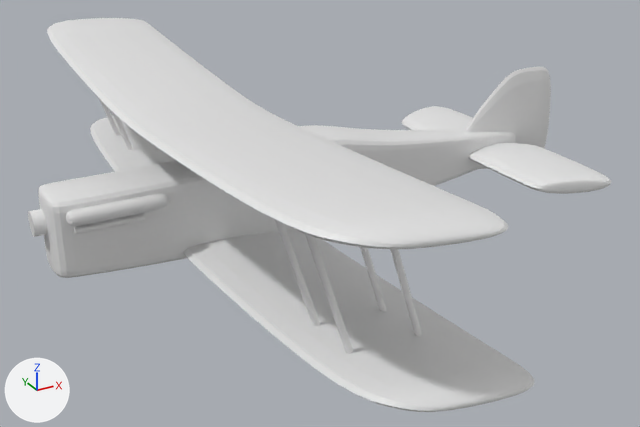
A saved change to the Blender file Blender/fighter.blend.
Rendered twice from a 50 mm lens placed at (-5.36, -12.23, 5.77), pointed at (1.18, -0.35, -0.17). Arrows for +X, +Y and +Z are at lower left; the lights stay in place.

In view in the first picture: 'Body', 'Cylinder', 'Cylinder.001', 'LowerWing', 'Wing', 'prop', 'support1', 'support2', 'support2.001', 'tailhorr', 'tailvert'.
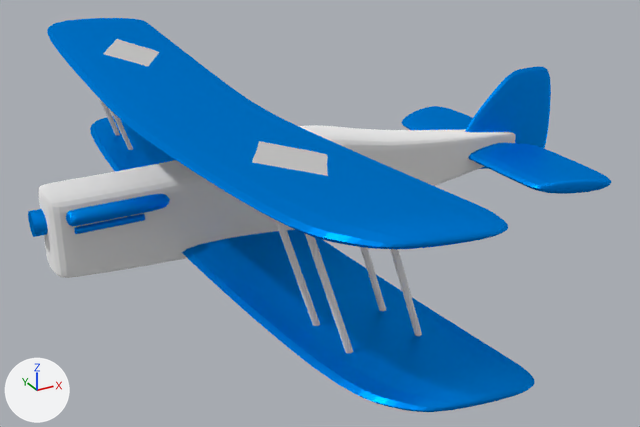
Edits to the scene script, one JSON object a line:
```json
{"op": "add", "block": "img_fighter_png", "code": ["img_fighter_png = load_image('fighter.png', 'Textures/uv_maps/fighter.png', 1024, 1024, 'sRGB')"]}
{"op": "add", "block": "mat_material_001", "code": ["mat_material_001 = bpy.data.materials.new('Material.001')", "# nodes: BsdfAnisotropic, BsdfDiffuse, MixShader, OutputMaterial, RGB", "# colours: blue #0094ff"]}
{"op": "add", "block": "mat_material", "code": ["mat_material = bpy.data.materials.new('Material')", "# uses the picture img_fighter_png"]}
{"block": "me_cube_005", "where": "me_cube_005.from_pydata(...)  # 44 vertices, 42 faces; spans x -3.36..3.36, y -0.99..1.01, z -0.94..1.06"}
{"op": "add", "block": "me_cube_005", "code": "me_cube_005.materials.append(mat_material_001)"}
{"block": "me_cube_004", "where": "me_cube_004.from_pydata(...)  # 44 vertices, 42 faces; spans x -3.36..3.36, y -0.99..1.01, z -0.94..1.06"}
{"op": "add", "block": "me_cube_004", "code": "me_cube_004.materials.append(mat_material)"}
{"block": "me_cube_006", "where": "me_cube_006.from_pydata(...)  # 24 vertices, 22 faces; spans x -0.86..0.99, y -1.0..1.0, z -1.0..0.98"}
{"op": "add", "block": "me_cube_006", "code": "me_cube_006.materials.append(mat_material_001)"}
{"block": "me_cube_007", "where": "me_cube_007.from_pydata(...)  # 44 vertices, 42 faces; spans x -2.07..2.07, y -1.0..1.0, z -1.0..1.0"}
{"op": "add", "block": "me_cube_007", "code": "me_cube_007.materials.append(mat_material_001)"}
{"block": "me_cylinder_011", "where": "me_cylinder_011.from_pydata(...)  # 128 vertices, 98 faces; spans x -1.0..1.0, y -1.0..1.0, z -1.0..1.0"}
{"op": "add", "block": "me_cylinder_011", "code": "me_cylinder_011.materials.append(mat_material_001)"}
{"block": "me_cylinder_012", "where": "me_cylinder_012.from_pydata(...)  # 128 vertices, 98 faces; spans x -1.0..1.0, y -1.0..1.0, z -1.0..1.0"}
{"op": "add", "block": "me_cylinder_012", "code": "me_cylinder_012.materials.append(mat_material_001)"}
{"block": "me_cylinder_008", "where": "me_cylinder_008.from_pydata(...)  # 64 vertices, 34 faces; spans x -1.0..1.0, y -1.0..1.0, z -1.0..1.0"}
{"op": "add", "block": "me_cylinder_008", "code": "me_cylinder_008.materials.append(mat_material_001)"}
```

Changed parts and their boxes [x1, y1, x2, y2] in the pictures (640 x 427 px):
```json
{"object": "Wing", "change": "recoloured", "before": [47, 18, 508, 249], "after": [47, 18, 508, 249], "on screen": "white to blue"}
{"object": "LowerWing", "change": "recoloured", "before": [90, 116, 535, 412], "after": [90, 116, 535, 412], "on screen": "grey to blue"}
{"object": "tailhorr", "change": "recoloured", "before": [401, 106, 611, 194], "after": [401, 106, 611, 194], "on screen": "white to blue"}
{"object": "tailvert", "change": "recoloured", "before": [465, 67, 551, 169], "after": [465, 67, 551, 169], "on screen": "grey to blue"}
{"object": "Cylinder", "change": "recoloured", "before": [66, 194, 170, 226], "after": [66, 194, 170, 226], "on screen": "grey to blue"}
{"object": "Cylinder.001", "change": "recoloured", "before": [74, 214, 145, 234], "after": [74, 214, 145, 234], "on screen": "grey to blue"}
{"object": "prop", "change": "recoloured", "before": [28, 209, 48, 237], "after": [28, 209, 48, 237], "on screen": "white to blue"}
```
